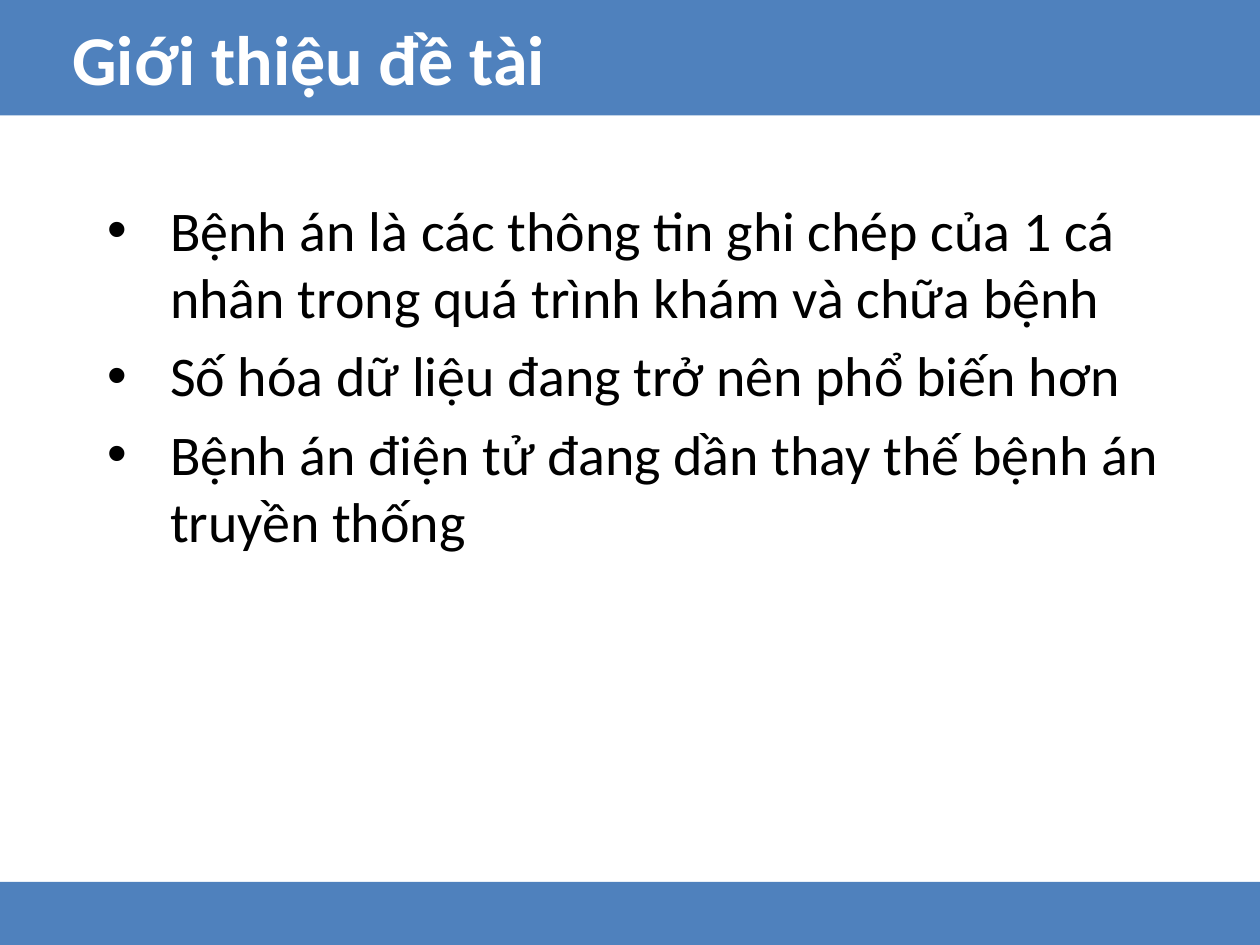
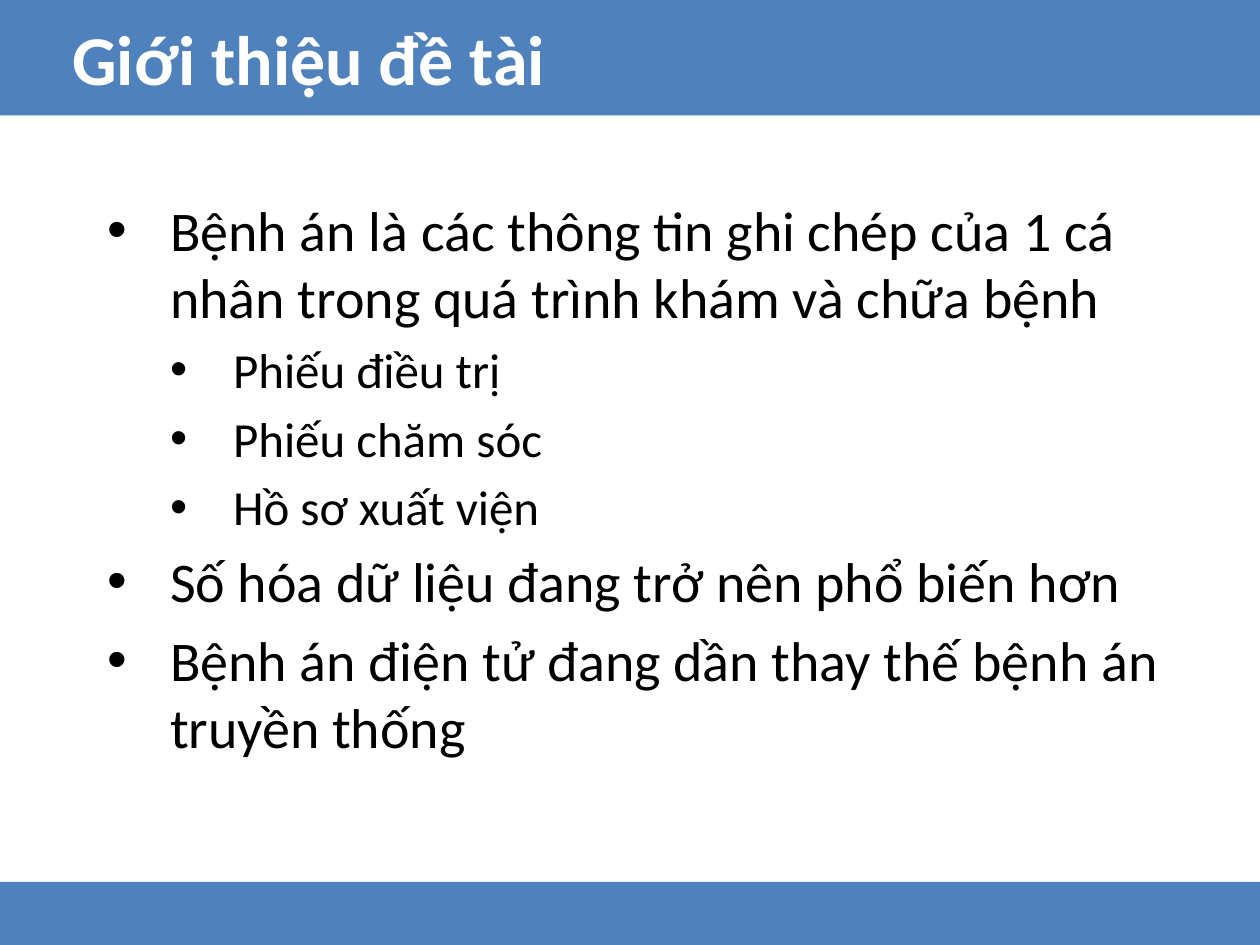
Before and after one commit to hungnd1475/graduate-thesis-hcmut-2015, a slide deck: slide 3 of reports/tttn/thay_tru.pptx. Drawn at 1260x945 pixels with LibreOffice and Linux fonts; fonts in the diff are those of the drawing. Boxes give left, top, right and bottom in pixels: in the first picture for what was removed or moved away, otherwise in the second. Text is boxed around its words. In the diff, an @@ line names an element or a change of style, - is before the commit and + after.

```diff
--- a/reports/tttn/thay_tru.pptx
+++ b/reports/tttn/thay_tru.pptx
@@ text at (233,351,542,534): paragraphs added @@
+  • Phiếu điều trị
+  • Phiếu chăm sóc
+  • Hồ sơ xuất viện
```
Also in this commit, not shown: 7 other slides changed, 1 slide removed, 1 other file.
